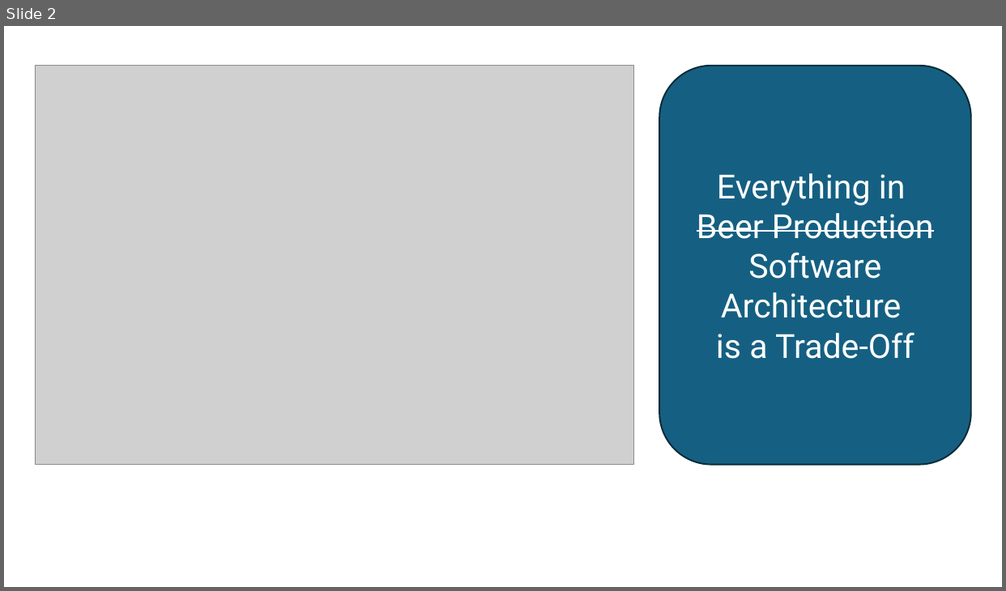
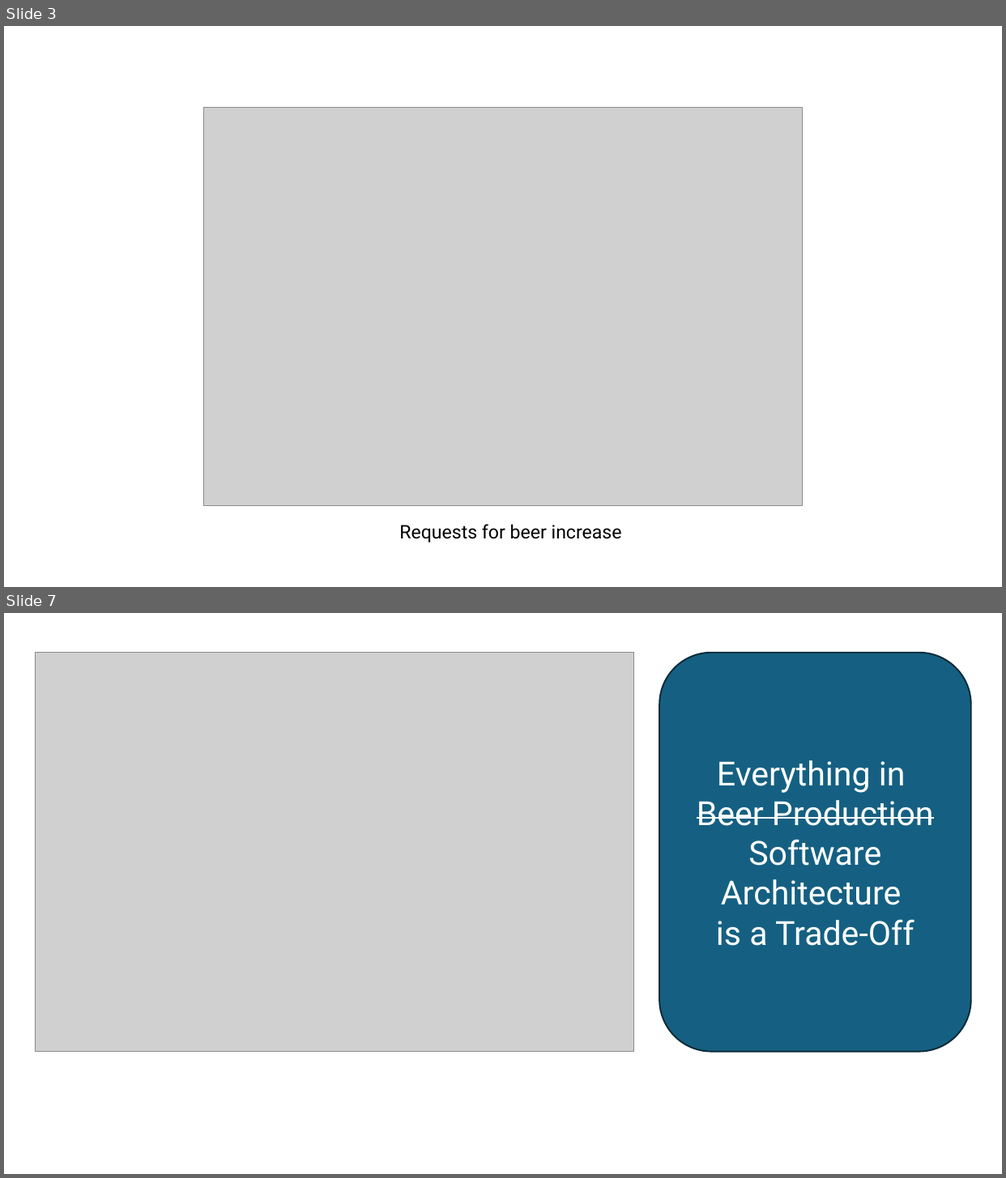
Before and after one commit to Ace68/BlazorAndDistributedSystems, a slide deck: slides/Ideas.pptx. Shown one above the other, each under a label of ours: slide 2 before the commit, slides 3 and 7 after it; the slides between them are not shown. The pictures are 1006x591 and 1006x1178 pixels, drawn with LibreOffice and Linux fonts; fonts in the diff are those of the drawing; grey boxes stand for pictures. Boxes give left, top, right and bottom in pixels: in the first picture for what was removed or moved away, otherwise in the second. Text is boxed around its words. In the diff, an @@ line names an element or a change of style, - is before the commit and + after.

```diff
--- a/slides/Ideas.pptx
+++ b/slides/Ideas.pptx
@@ slide 3 added at (4, 26, 1002, 587), background #FFFFFF @@
@@ picture added at (204, 107, 803, 506) @@
@@ text added at (399, 524, 622, 543), 18 pt, text #000000 @@
+Requests for beer increase
@@ what was slide 2 is now slide 7 @@
```
Also in this commit, not shown: 5 other slides added, 1 slide removed, 5 other files.
